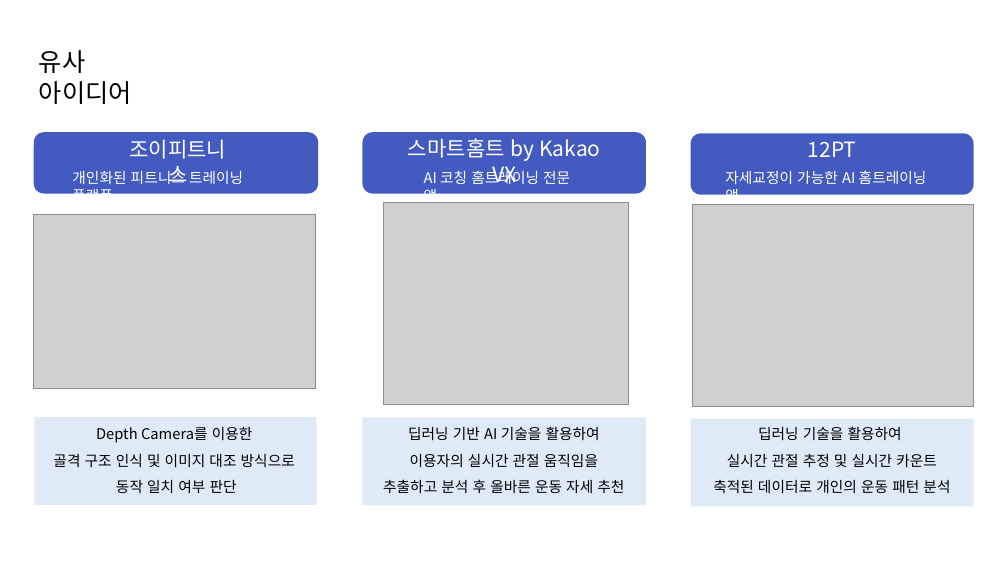
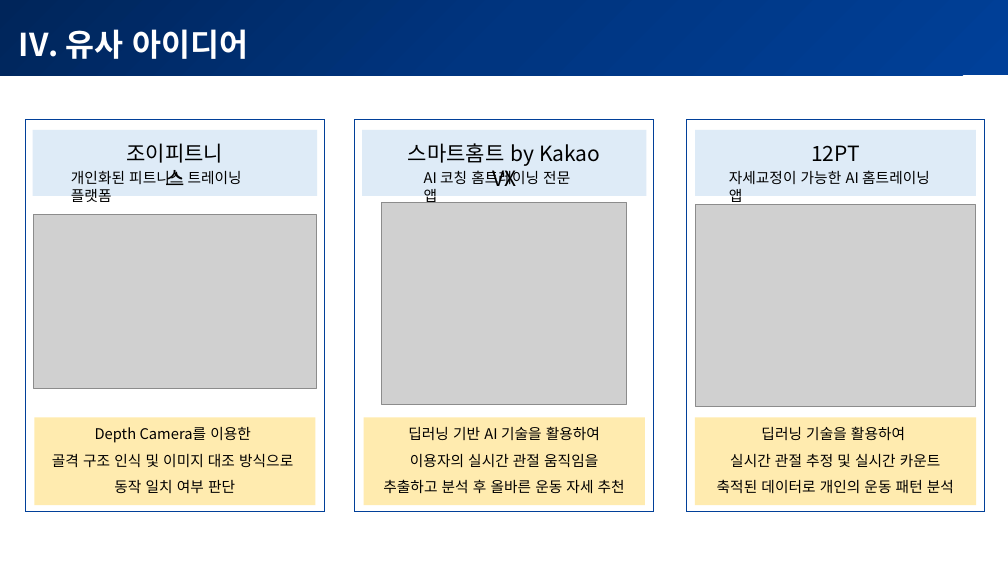
Before and after one commit to POSCO-AI-BIG-9th-A/POSCO-Academy-A3_, a slide deck: slide 1 of proj_AI/1st week/4_이경원_유사아이디어.pptx. Drawn at 1008x567 pixels with LibreOffice and Linux fonts; fonts in the diff are those of the drawing; grey boxes stand for pictures. Boxes give left, top, right and bottom in pixels: in the first picture for what was removed or moved away, otherwise in the second. Text is boxed around its words. In the diff, an @@ line names an element or a change of style, - is before the commit and + after.

Commit message:
4_유사아이디어 디자인 수정
4_유사아이디어 디자인 수정

```diff
--- a/proj_AI/1st week/4_이경원_유사아이디어.pptx
+++ b/proj_AI/1st week/4_이경원_유사아이디어.pptx
@@ rectangle added at bbox=[0, 0, 1008, 76], fill gradient #00265B to #003682 to #00409A @@
@@ text "유사 아이디어": place and size @@
-text "유사 아이디어" at bbox=[39, 50, 132, 104]
+text "유사 아이디어" at bbox=[66, 29, 249, 59]
@@ text "유사 아이디어" at bbox=[66, 29, 249, 59]: size 24 to 30 pt, text colour #000000 to #FFFFFF, bold on; bullet none to I. @@
@@ rectangle added at bbox=[26, 120, 324, 512], outline #014099 1 pt @@
@@ rectangle added at bbox=[33, 130, 317, 197], fill #DEEBF7 @@
@@ rounded rectangle removed at bbox=[34, 132, 318, 194] @@
@@ rectangle added at bbox=[355, 120, 653, 512], outline #014099 1 pt @@
@@ rounded rectangle removed at bbox=[362, 132, 646, 194] @@
@@ rectangle added at bbox=[362, 130, 647, 197], fill #DEEBF7 @@
@@ rectangle added at bbox=[687, 120, 985, 512], outline #014099 1 pt @@
@@ rounded rectangle removed at bbox=[690, 133, 973, 194] @@
@@ rectangle added at bbox=[695, 130, 975, 197], fill #DEEBF7 @@
@@ text colour #FFFFFF to #000000 in 6 elements at bbox=[424, 170, 570, 203], bbox=[71, 170, 242, 202], bbox=[729, 170, 930, 205], bbox=[408, 143, 600, 186], bbox=[127, 143, 224, 185], bbox=[811, 145, 860, 161] @@
@@ text "딥러닝 기술을 활용하여": place and size @@
-text "딥러닝 기술을 활용하여" at bbox=[713, 426, 950, 493]
+text "딥러닝 기술을 활용하여" at bbox=[717, 426, 954, 493]
@@ rectangle: place and size @@
-rectangle at bbox=[690, 419, 973, 507]
+rectangle at bbox=[695, 417, 976, 505]
@@ fill #DEEBF7 to #FFD966 at 52% opacity in 3 elements at bbox=[34, 417, 315, 505], bbox=[364, 417, 645, 505], bbox=[695, 417, 976, 505] @@
```
